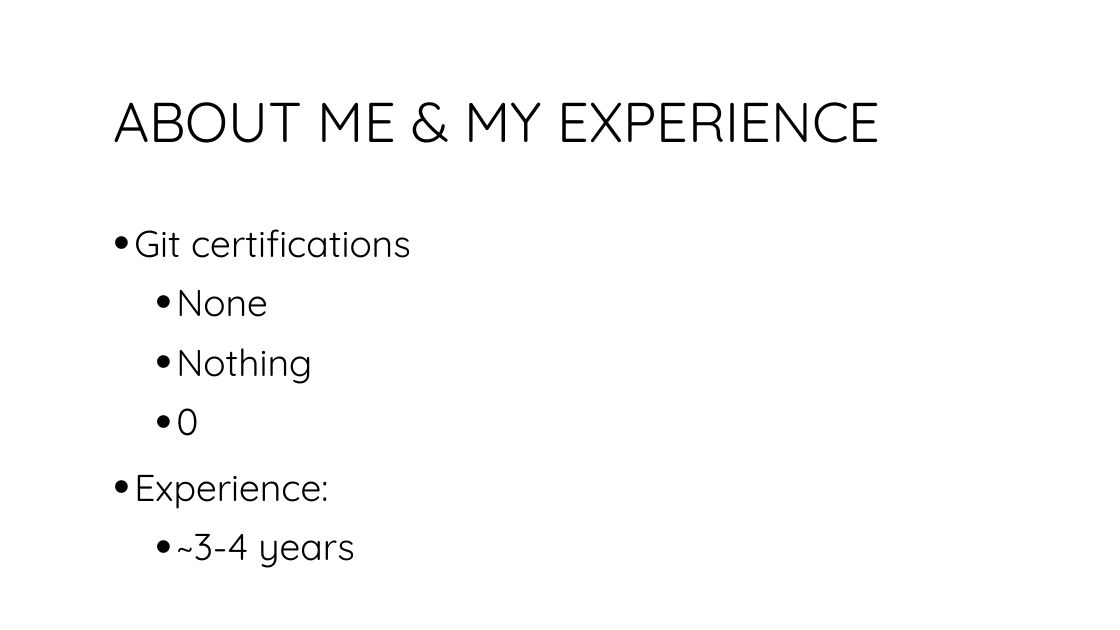
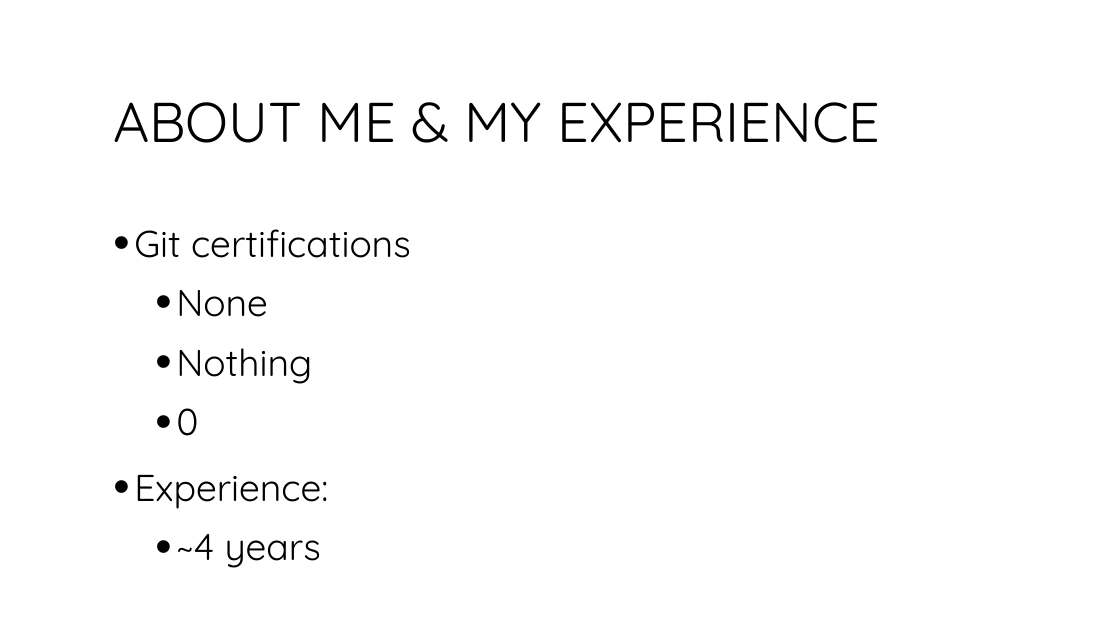
Before and after one commit to bogdanbujdea/git102, a slide deck: slide 2 of Course 1.pptx. Drawn at 1120x630 pixels with LibreOffice and Linux fonts; fonts in the diff are those of the drawing. Boxes give left, top, right and bottom in pixels: in the first picture for what was removed or moved away, otherwise in the second. Text is boxed around its words. In the diff, an @@ line names an element or a change of style, - is before the commit and + after.

```diff
--- a/Course 1.pptx
+++ b/Course 1.pptx
@@ text at bbox=[176, 534, 321, 568]: text changed @@
-  • ~3-4 years
+  • ~4 years
```
Also in this commit, not shown: 5 other slides changed, 5 slides added, 1 slide removed.
